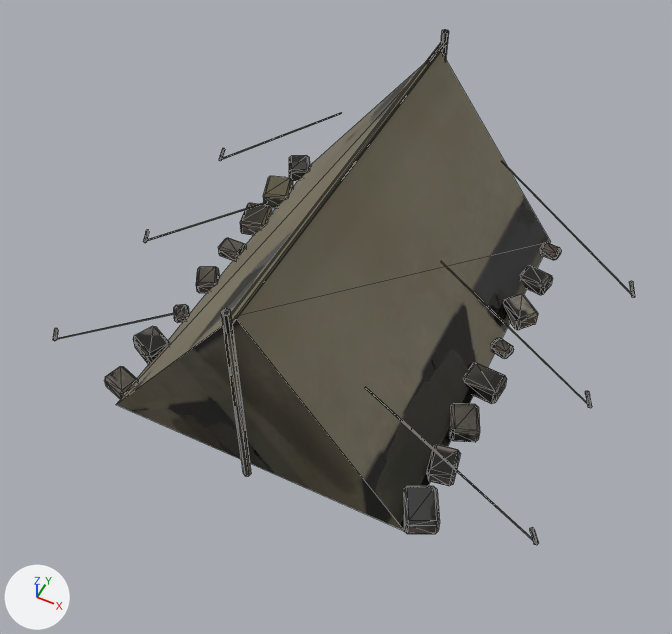
Before and after pictures for a commit that changed the glTF model public/models/tent.glb.
The view is the same before and after, from a camera (50 mm lens) standing at (2.74, -5.8, 7.16) and looking at (0.13, -0.58, 0.64). Lighting does not change. The marker at lower left points along +X, +Y and +Z. The first picture is the older version. Mesh edges are drawn as thin lines. Vertices at exactly the same position are counted once.

Names of what the first picture shows: 'tent.001'.
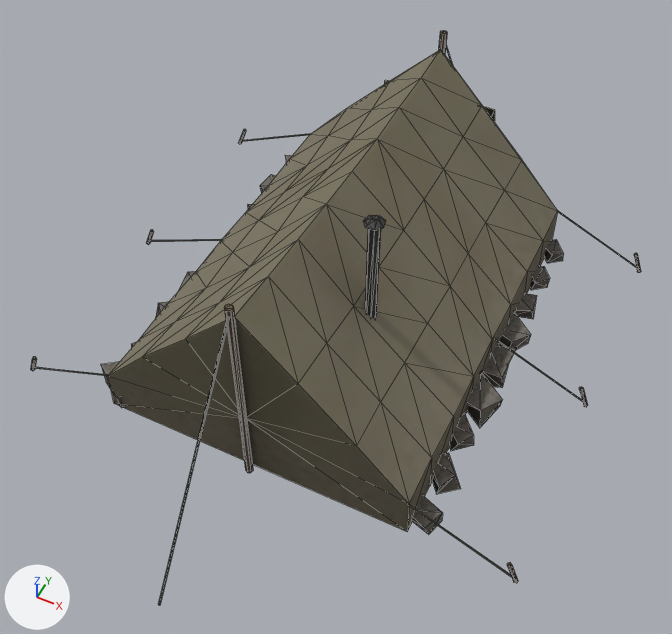
Location of each change, (x1, y1, x2, y2) in pixels of the pictures (672 x 634 px):
'tent.001', reshaped, moved, rescaled (11% taller)
    before: (53, 29, 635, 545)
    after: (31, 30, 641, 605)
part 1 of me_tent, added
    after: (224, 304, 253, 473)
part 2 of me_tent, added
    after: (439, 30, 447, 54)
part 3 of me_tent, added
    after: (363, 215, 386, 231)
part 4 of me_tent, rebuilt
    before: (116, 52, 551, 531)
    after: (108, 49, 558, 532)
part 5 of me_tent, deleted
    before: (53, 29, 635, 545)
part 6 of me_tent, built on
    before: (147, 202, 587, 403)
    after: (31, 45, 641, 605)

The change, as a list of edits to the scene's bpy script:
```text
Change me_tent:
    used by ob_tent_001; parent = ob_tent; location = (0.0, -0.00173, 1.065); scale = (2.55, 2.55, 2.55)
    remove me_tent.from_pydata(...)  # 548 vertices, 964 faces; spans x -1.0..1.0, y -0.84..0.84, z -0.43..0.43
    add me_tent.from_pydata(...)  # 441 vertices, 622 faces; spans x -0.72..0.72, y -1.0..1.0, z -0.34..0.34
    me_tent part 1: a new loose piece, a 7-sided cylinder along z spanning x -0.01..0.01, y -0.597..-0.578, z -0.327..0.289, in mat_tent_baked
    me_tent part 2: a new loose piece, a 7-sided cylinder along z spanning x -0.01..0.01, y 0.577..0.597, z -0.327..0.289, in mat_tent_baked
    me_tent part 3: a new loose piece, a 7-sided cut cone along z (radius 0.026 at the low end, 0.009 at the high end) spanning x 0.152..0.202, y -0.28..-0.231, z 0.327..0.341, in mat_tent_baked
    me_tent part 4: the loose piece of 6 vertices spanning x -0.59..0.59, y -0.78..0.78, z -0.42..0.37 is rebuilt with 86 vertices and now spans x -0.44..0.43, y -0.58..0.58, z -0.33..0.24
    me_tent part 5: 30 loose pieces with 526 vertices, spanning x -1.0..1.0, y -0.84..0.84, z -0.43..0.43, are deleted
    me_tent part 6: 16 vertices removed from x -0.98..0.98, y 0.0, z -0.41..0.06; 313 vertices added at x -0.72..0.72, y -1.0..1.0, z -0.34..0.33
Change ob_tent_001:
    ob_tent_001.location: (0.0, -0.00173, 1.065) -> (0.0, 0.0, 1.148)
    ob_tent_001.scale: (2.55, 2.55, 2.55) -> (3.51, 3.51, 3.51)
```
